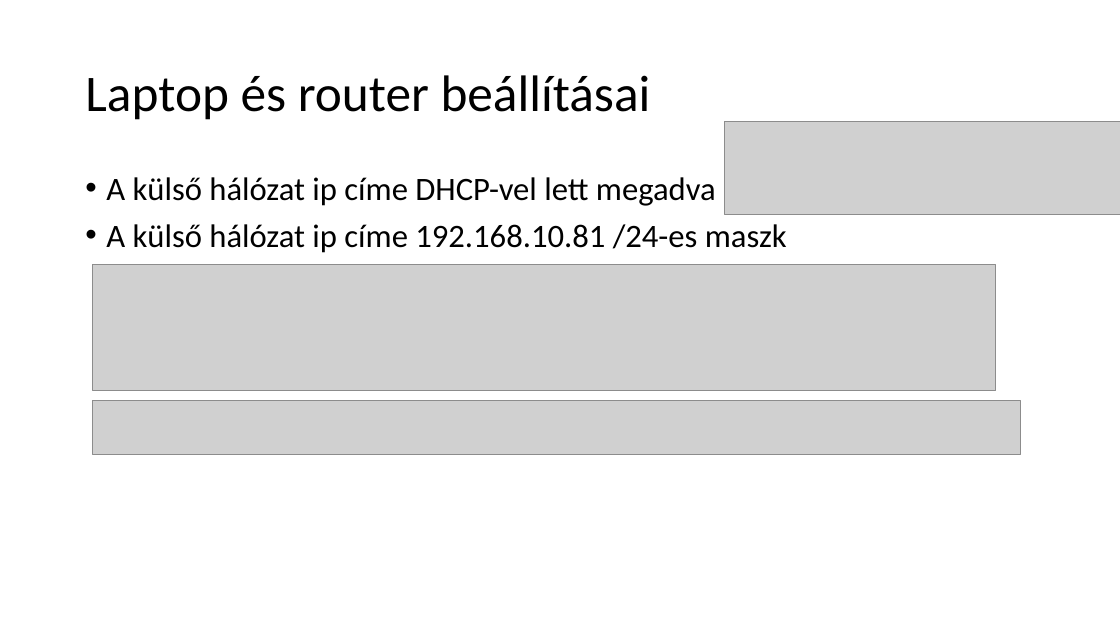
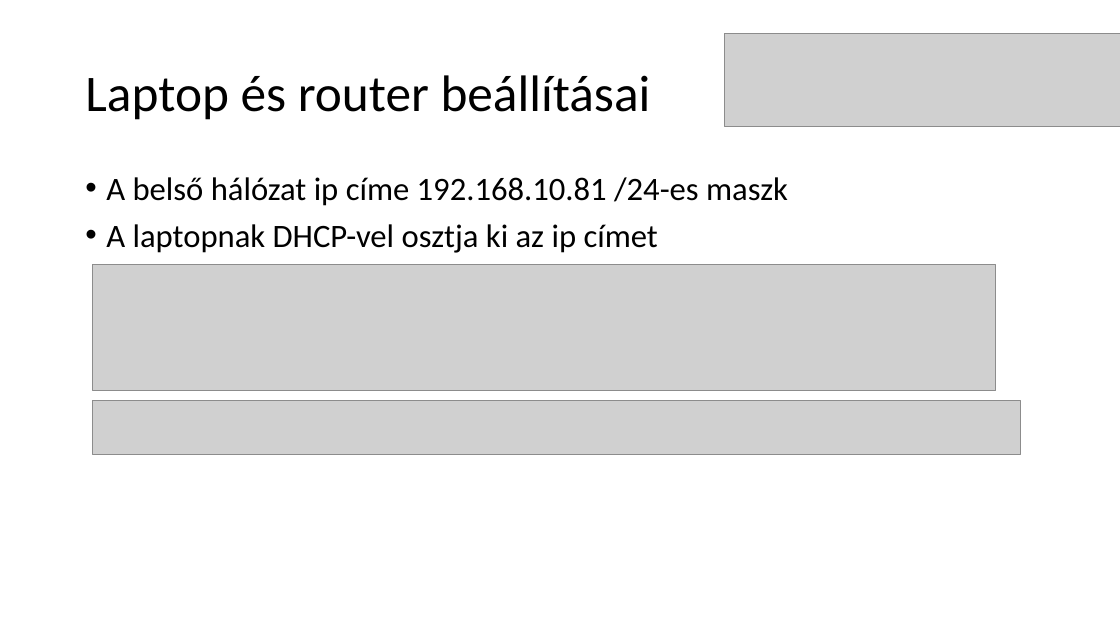
Before and after one commit to Sebi-sigma/Halozat-projekt, a slide deck: slide 8 of halozat ppt.pptx. Drawn at 1120x630 pixels with LibreOffice and Linux fonts; fonts in the diff are those of the drawing; grey boxes stand for pictures. Boxes give left, top, right and bottom in pixels: in the first picture for what was removed or moved away, otherwise in the second. Text is boxed around its words. In the diff, an @@ line names an element or a change of style, - is before the commit and + after.

```diff
--- a/halozat ppt.pptx
+++ b/halozat ppt.pptx
@@ picture: place and size @@
-picture at (725, 121, 1120, 214)
+picture at (725, 34, 1120, 127)
@@ text at (106, 177, 788, 253): text changed @@
-• A külső hálózat ip címe DHCP-vel lett megadva
-• A külső hálózat ip címe 192.168.10.81 /24-es maszk
+• A belső hálózat ip címe 192.168.10.81 /24-es maszk
+• A laptopnak DHCP-vel osztja ki az ip címet
```
Also in this commit, not shown: 1 other file.
